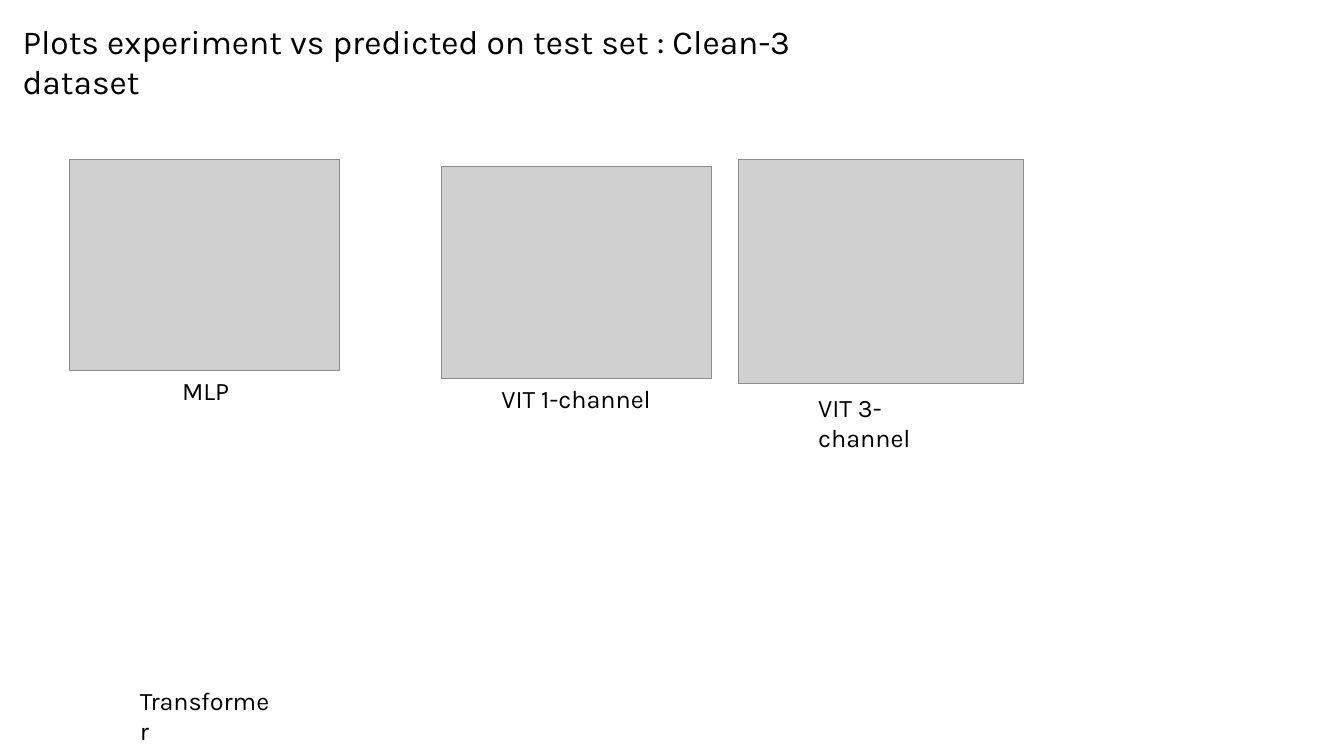
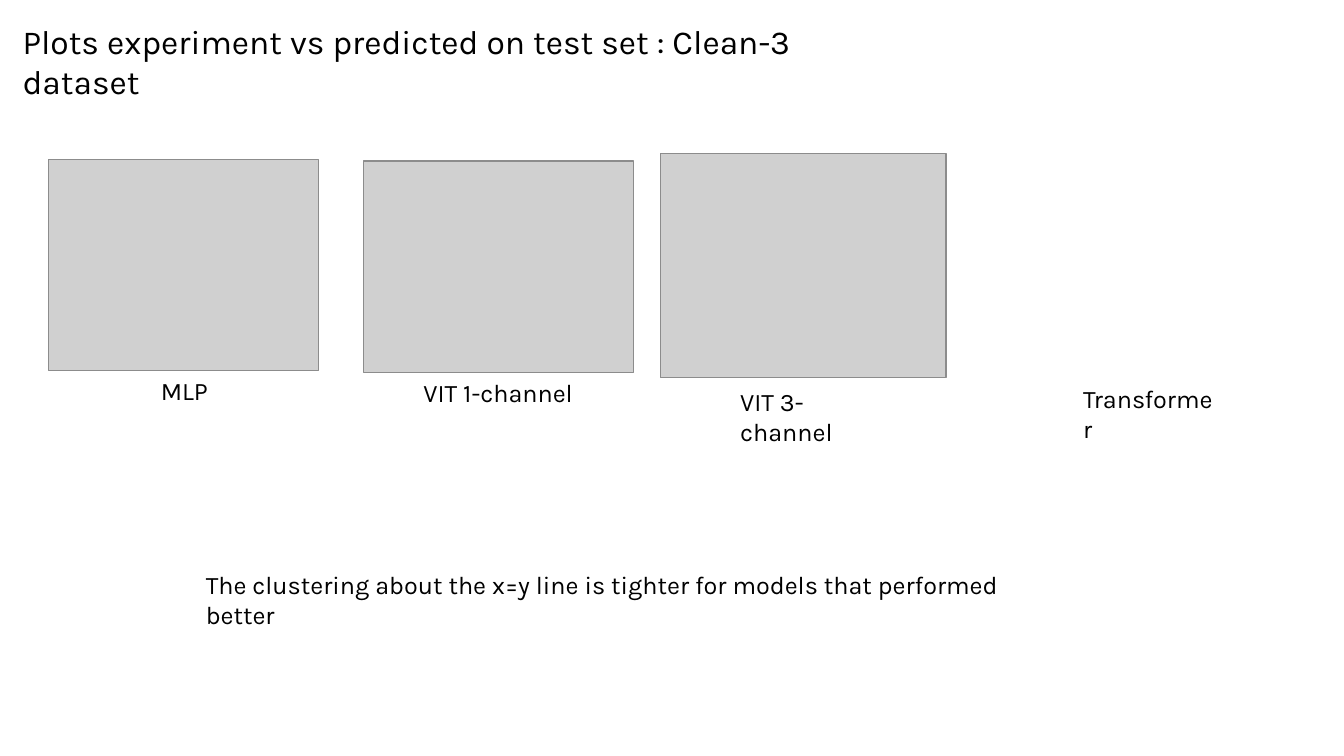
Before and after one commit to planaria158/BERT-antibody-antigen-binding-energy, a slide deck: slide 12 of Homework-aAlphaBio.pptx. Drawn at 1344x756 pixels with LibreOffice and Linux fonts; fonts in the diff are those of the drawing; grey boxes stand for pictures. Boxes give left, top, right and bottom in pixels: in the first picture for what was removed or moved away, otherwise in the second. Text is boxed around its words. In the diff, an @@ line names an element or a change of style, - is before the commit and + after.

```diff
--- a/Homework-aAlphaBio.pptx
+++ b/Homework-aAlphaBio.pptx
@@ picture: place and size @@
-picture at box(70, 159, 340, 371)
+picture at box(48, 159, 319, 371)
@@ text "MLP": place and size @@
-text "MLP" at box(182, 384, 229, 400)
+text "MLP" at box(161, 384, 208, 400)
@@ 2 pictures, 2 texts: place and size @@
-2 pictures, 2 texts at box(442, 159, 1023, 448)
+2 pictures, 2 texts at box(364, 153, 946, 442)
@@ text "Transformer": place and size @@
-text "Transformer" at box(130, 681, 282, 721)
+text "Transformer" at box(1074, 378, 1226, 418)
@@ text added at box(206, 576, 998, 600), 18 pt, text #000000 @@
+The clustering about the x=y line is tighter for models that performed better
```
Also in this commit, not shown: 6 other slides changed, 2 slides added, 1 slide removed.
